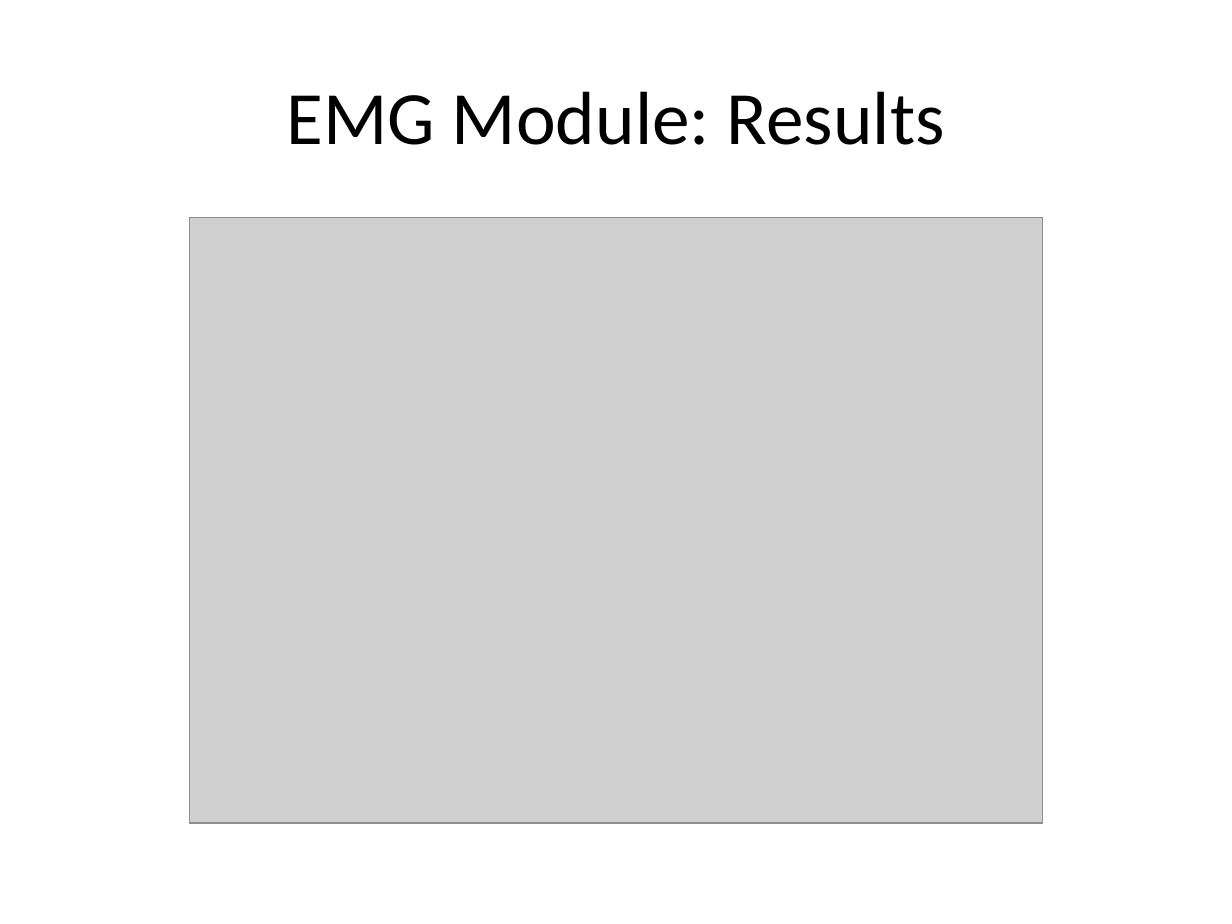
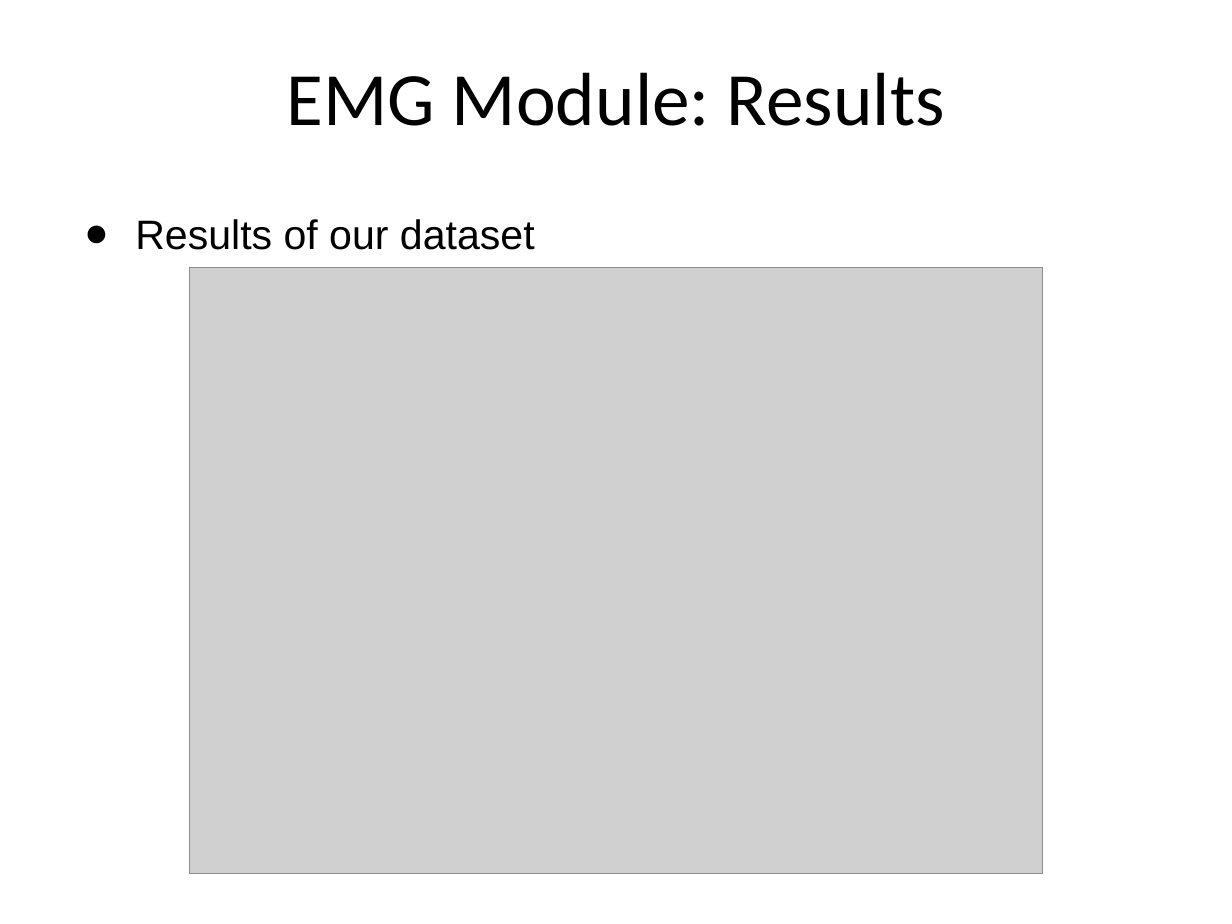
Before and after one commit to hananabilabd/Computer-Vision-and-Neural-Machine-Interface-for-Upper-Limb-Prostheses, a slide deck: slide 19 of GP_presentation.pptx. Drawn at 1232x924 pixels with LibreOffice and Linux fonts; fonts in the diff are those of the drawing; grey boxes stand for pictures. Boxes give left, top, right and bottom in pixels: in the first picture for what was removed or moved away, otherwise in the second. Text is boxed around its words. In the diff, an @@ line names an element or a change of style, - is before the commit and + after.

Commit message:
presentation

```diff
--- a/GP_presentation.pptx
+++ b/GP_presentation.pptx
@@ title "EMG Module: Results": place and size @@
-title "EMG Module: Results" at [286,91,945,145]
+title "EMG Module: Results" at [286,72,945,126]
@@ text added at [135,219,535,250], 24 pt, text #000000 @@
+● Results of our dataset
@@ picture: place and size @@
-picture at [190,217,1044,823]
+picture at [190,267,1044,873]
```
Also in this commit, not shown: 1 slide added.
